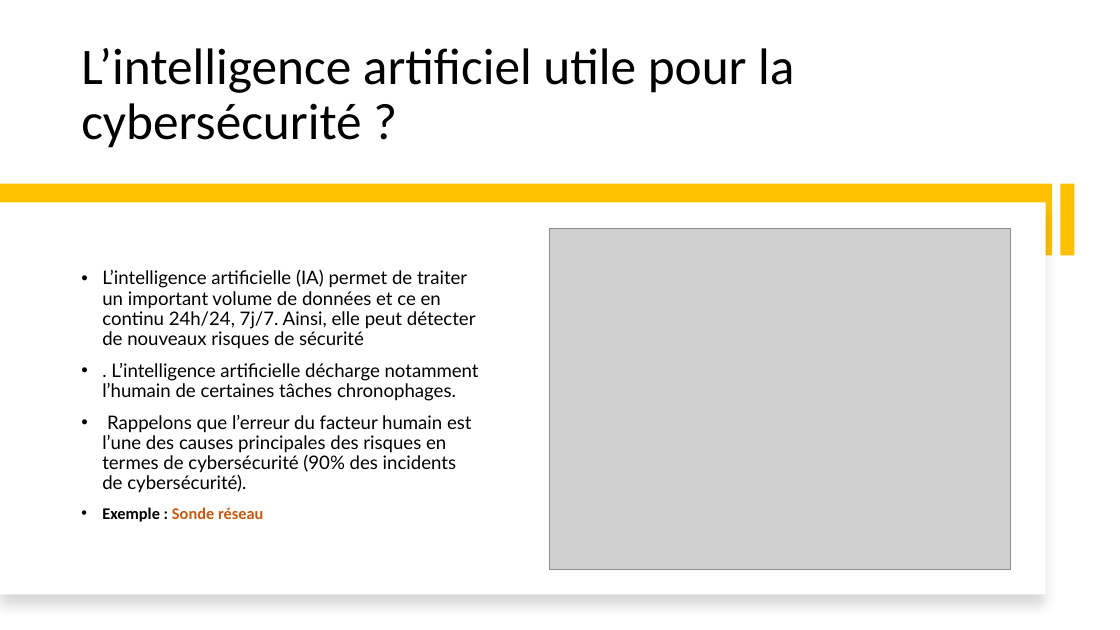
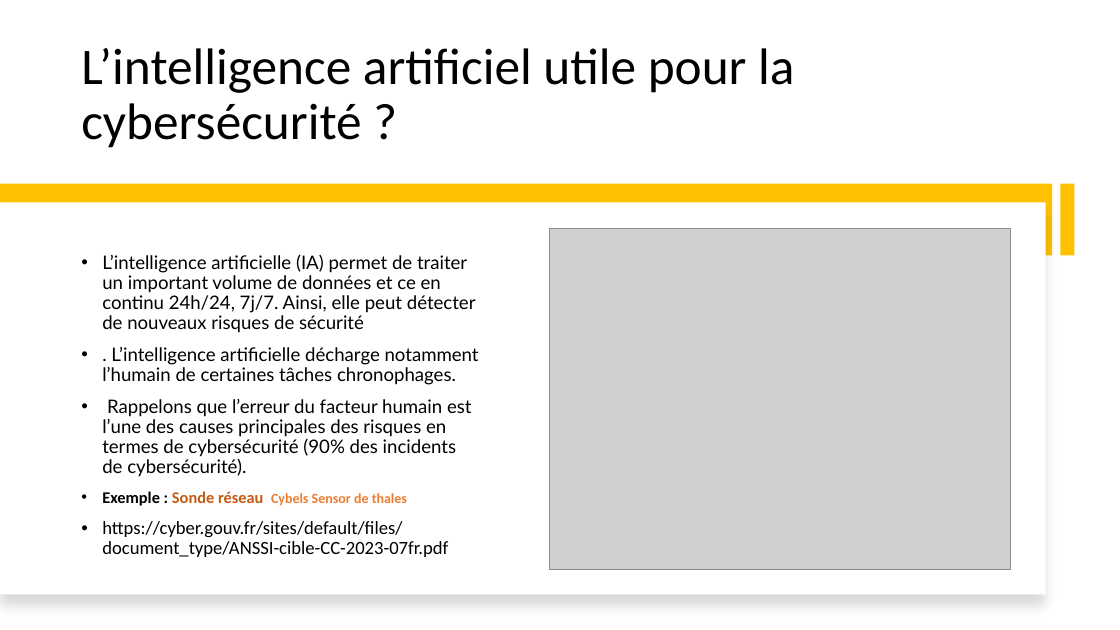
Before and after one commit to spouderman/portfolio-lucas, a slide deck: slide 3 of veille techno portfolio.pptx. Drawn at 1120x630 pixels with LibreOffice and Linux fonts; fonts in the diff are those of the drawing; grey boxes stand for pictures. Boxes give left, top, right and bottom in pixels: in the first picture for what was removed or moved away, otherwise in the second. Text is boxed around its words. In the diff, an @@ line names an element or a change of style, - is before the commit and + after.

```diff
--- a/veille techno portfolio.pptx
+++ b/veille techno portfolio.pptx
@@ text at [102,491,448,557]: text changed; size 14 to 16 pt; text colour #C55A11 to #000000; bold off @@
-• Exemple : Sonde réseau
+• Exemple : Sonde réseau Cybels Sensor de thales
+• https://cyber.gouv.fr/sites/default/files/document_type/ANSSI-cible-CC-2023-07fr.pdf
```
Also in this commit, not shown: 1 other slide changed.
